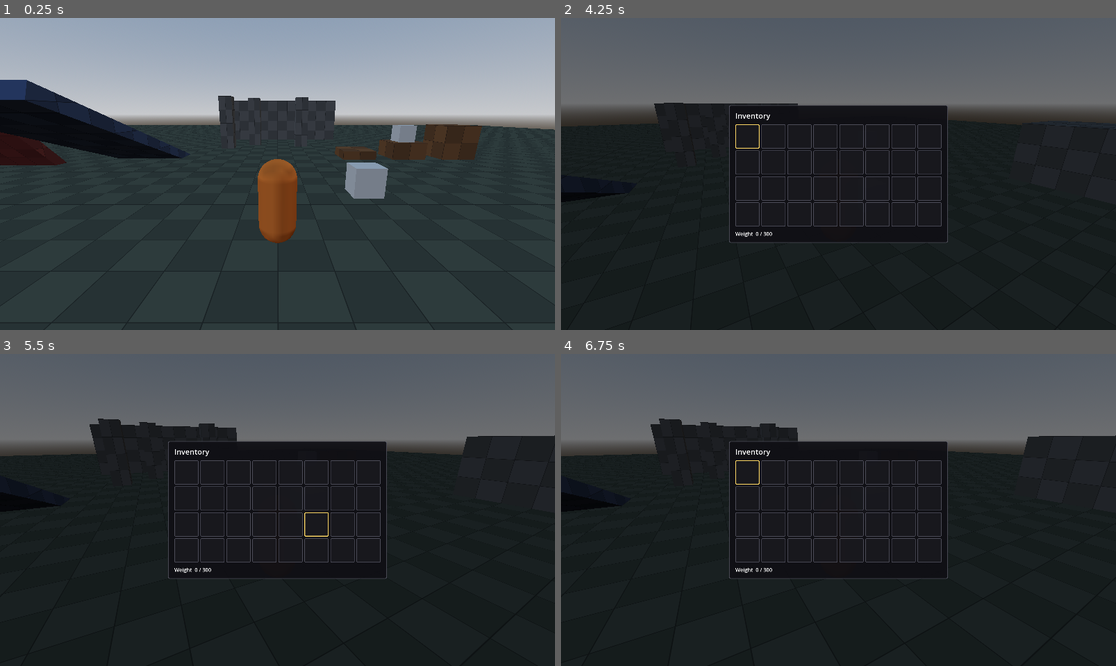
Above: before the commit, frames 1-4 (two rows, left to right).
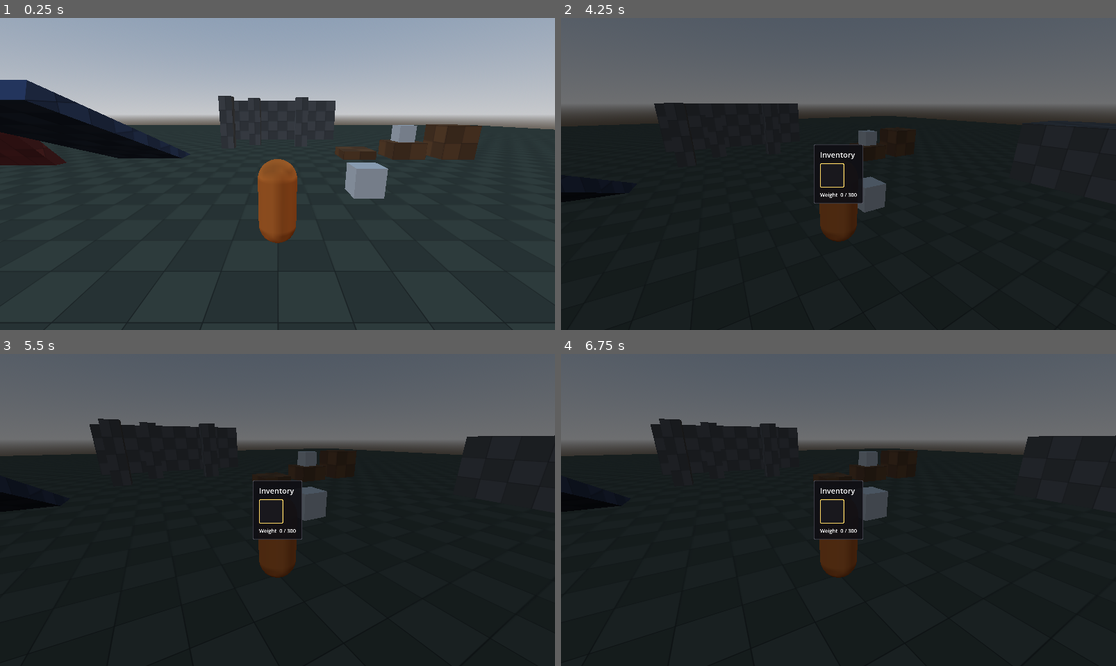
Above: after the commit, the same moments.

Repository: Hydroponicz/project-outpost
Game: Godot game, scene res://world/test_level.tscn
Same seed, same stepped clock (60 frames per second), same inputs: the game is played once before the commit and once after it.
Inputs (mouse positions are in pixels of both pictures, inside the frame that each line leads up to):
- Up to frame 1 (0.25 s): no input
- Up to frame 2 (4.25 s): tap Enter (menu_accept) at 0.5, 2.75 s; move the mouse to (866, 174) at 0.52 s; hold E (interact) 0.53-1.28 s; hold Up (menu_up) from 0.53 s (still down); click (866, 174) at 0.67 s; tap Space (jump) at 0.77, 1.52, 3.02, 3.77 s; move the mouse to (810, 174) at 1.27 s; tap Q (drop_item) at 1.35 s; tap E (interact) at 1.55, 2.3, 2.85, 3.8 s; move the mouse to (849, 167) at 2.02 s; press the mouse at (849, 167) at 2.03 s; move the mouse to (832, 180) at 2.77 s; release the mouse at (832, 180) at 2.78 s; click (832, 180) at 2.92 s; move the mouse to (877, 177) at 3.52 s; hold Shift (sprint) from 3.53 s (still down); tap Tab (inventory) at 4.15 s
- Up to frame 3 (5.5 s): release Up (menu_up) at 4.25 s; release Shift (sprint) at 4.25 s; drag from (111, 463) to (194, 432) at 4.27 s; tap Enter (menu_accept) at 5 s; move the mouse to (305, 510) at 5.02 s; hold Down (menu_down) from 5.03 s (still down); hold Mouse wheel down (zoom_out) from 5.03 s (still down); click (305, 510) at 5.17 s; tap E (interact) at 5.3 s
- Up to frame 4 (6.75 s): release Down (menu_down) at 5.75 s; release Mouse wheel down (zoom_out) at 5.75 s; tap Enter (menu_accept) at 5.75, 6.5 s; drag from (755, 432) to (727, 525) at 5.77 s; move the mouse to (960, 494) at 6.52 s; hold Up (menu_up) from 6.53 s (still down); hold Q (drop_item) from 6.53 s (still down)

The runs differ from the first frame. In frame 1, less than 0.1% of the frame differs, in the area x 53-81%, y 34-45%; in frame 2, 3.9%, in the area x 30-70%, y 27-73%; in frame 3, 3.6%; in frame 4, 3.6%.

Commit message:
commiting on desktop

Diff:
--- a/player/player.tscn
+++ b/player/player.tscn
@@ -1,11 +1,11 @@
-[gd_scene format=3]
+[gd_scene format=3 uid="uid://bdbfpdt58geb0"]
 
-[ext_resource type="Script" path="res://player/player.gd" id="1_player"]
-[ext_resource type="Script" path="res://player/camera_rig.gd" id="2_camera"]
-[ext_resource type="Script" path="res://interaction/interactor.gd" id="3_interactor"]
+[ext_resource type="Script" uid="uid://1unl2m2sujlv" path="res://player/player.gd" id="1_player"]
+[ext_resource type="Script" uid="uid://c5bngya08stma" path="res://player/camera_rig.gd" id="2_camera"]
+[ext_resource type="Script" uid="uid://bykjwj5pc2ul5" path="res://interaction/interactor.gd" id="3_interactor"]
 [ext_resource type="PackedScene" path="res://ui/hud.tscn" id="4_hud"]
-[ext_resource type="Script" path="res://items/item_collector.gd" id="5_collector"]
-[ext_resource type="Script" path="res://inventory/inventory.gd" id="6_inventory"]
+[ext_resource type="Script" uid="uid://cg047kxancies" path="res://items/item_collector.gd" id="5_collector"]
+[ext_resource type="Script" uid="uid://bjcfafm0igvb0" path="res://inventory/inventory.gd" id="6_inventory"]
 [ext_resource type="PackedScene" path="res://ui/inventory_screen.tscn" id="7_inventory_screen"]
 
 [sub_resource type="CapsuleShape3D" id="CapsuleShape3D_body"]
@@ -33,66 +33,67 @@
 [sub_resource type="SphereShape3D" id="SphereShape3D_pickup_range"]
 radius = 2.5
 
-[node name="Player" type="CharacterBody3D"]
+[node name="Player" type="CharacterBody3D" unique_id=802821426]
 collision_layer = 2
 floor_snap_length = 0.3
 script = ExtResource("1_player")
 
-[node name="Inventory" type="Node" parent="."]
+[node name="Inventory" type="Node" parent="." unique_id=2055477740]
 script = ExtResource("6_inventory")
+slot_count = 1
 
-[node name="CollisionShape3D" type="CollisionShape3D" parent="."]
+[node name="CollisionShape3D" type="CollisionShape3D" parent="." unique_id=868599940]
 transform = Transform3D(1, 0, 0, 0, 1, 0, 0, 0, 1, 0, 0.9, 0)
 shape = SubResource("CapsuleShape3D_body")
 
-[node name="Visual" type="Node3D" parent="."]
+[node name="Visual" type="Node3D" parent="." unique_id=890857638]
 
-[node name="Body" type="MeshInstance3D" parent="Visual"]
+[node name="Body" type="MeshInstance3D" parent="Visual" unique_id=944986523]
 transform = Transform3D(1, 0, 0, 0, 1, 0, 0, 0, 1, 0, 0.9, 0)
 mesh = SubResource("CapsuleMesh_body")
 
-[node name="Nose" type="MeshInstance3D" parent="Visual"]
+[node name="Nose" type="MeshInstance3D" parent="Visual" unique_id=585945528]
 transform = Transform3D(1, 0, 0, 0, 1, 0, 0, 0, 1, 0, 1.45, -0.4)
 mesh = SubResource("BoxMesh_nose")
 
-[node name="CameraRig" type="Node3D" parent="." node_paths=PackedStringArray("target")]
+[node name="CameraRig" type="Node3D" parent="." unique_id=1084577326 node_paths=PackedStringArray("target")]
 physics_interpolation_mode = 2
+transform = Transform3D(1, 0, 0, 0, 1, 0, 0, 0, 1, 0, 1.5, 0)
 top_level = true
-transform = Transform3D(1, 0, 0, 0, 1, 0, 0, 0, 1, 0, 1.5, 0)
 script = ExtResource("2_camera")
 target = NodePath("..")
 
-[node name="PitchPivot" type="Node3D" parent="CameraRig"]
+[node name="PitchPivot" type="Node3D" parent="CameraRig" unique_id=1167150602]
 
-[node name="SpringArm3D" type="SpringArm3D" parent="CameraRig/PitchPivot"]
+[node name="SpringArm3D" type="SpringArm3D" parent="CameraRig/PitchPivot" unique_id=740611417]
 shape = SubResource("SphereShape3D_camera")
 spring_length = 4.5
 margin = 0.1
 
-[node name="Camera3D" type="Camera3D" parent="CameraRig/PitchPivot/SpringArm3D"]
+[node name="Camera3D" type="Camera3D" parent="CameraRig/PitchPivot/SpringArm3D" unique_id=381560611]
 current = true
 fov = 70.0
 
-[node name="Interactor" type="Node" parent="." node_paths=PackedStringArray("camera", "body")]
+[node name="Interactor" type="Node" parent="." unique_id=1526039786 node_paths=PackedStringArray("camera", "body")]
 script = ExtResource("3_interactor")
 camera = NodePath("../CameraRig/PitchPivot/SpringArm3D/Camera3D")
 body = NodePath("..")
 
-[node name="ItemCollector" type="Area3D" parent="." node_paths=PackedStringArray("inventory")]
+[node name="ItemCollector" type="Area3D" parent="." unique_id=948616714 node_paths=PackedStringArray("inventory")]
 transform = Transform3D(1, 0, 0, 0, 1, 0, 0, 0, 1, 0, 1, 0)
 collision_layer = 0
 collision_mask = 4
 script = ExtResource("5_collector")
 inventory = NodePath("../Inventory")
 
-[node name="PickupRange" type="CollisionShape3D" parent="ItemCollector"]
+[node name="PickupRange" type="CollisionShape3D" parent="ItemCollector" unique_id=669767707]
 shape = SubResource("SphereShape3D_pickup_range")
 
-[node name="HUD" parent="." node_paths=PackedStringArray("interactor", "collector", "inventory") instance=ExtResource("4_hud")]
+[node name="HUD" parent="." unique_id=1625009259 node_paths=PackedStringArray("interactor", "collector", "inventory") instance=ExtResource("4_hud")]
 interactor = NodePath("../Interactor")
 collector = NodePath("../ItemCollector")
 inventory = NodePath("../Inventory")
 
-[node name="InventoryScreen" parent="." node_paths=PackedStringArray("player", "inventory") instance=ExtResource("7_inventory_screen")]
+[node name="InventoryScreen" parent="." unique_id=297101874 node_paths=PackedStringArray("player", "inventory") instance=ExtResource("7_inventory_screen")]
 player = NodePath("..")
 inventory = NodePath("../Inventory")
Not shown, added: assets/textures/grid_checker.png.import
Not shown, added: inventory/inventory.gd.uid
Not shown, added: items/item_collector.gd.uid
Not shown, added: items/item_pickup.gd.uid
Not shown, added: player/player.gd.uid
Not shown, added: ui/drop_zone.gd.uid
Not shown, added: ui/inventory_screen.gd.uid
